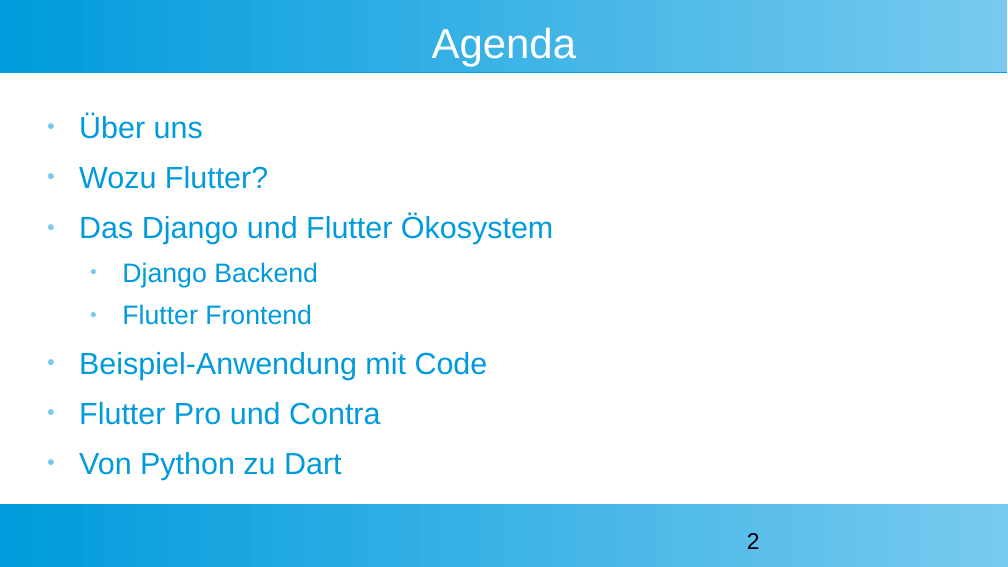
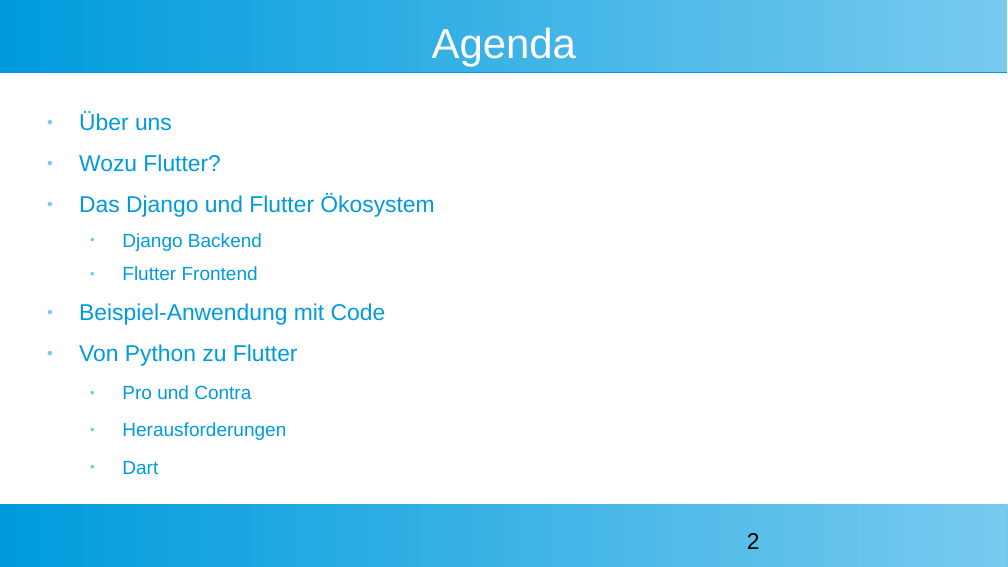
Before and after one commit to pygraz/django-flutter-example, a slide deck: slide 2 of enterPy Django meets Flutter.pptx. Drawn at 1008x567 pixels with LibreOffice and Linux fonts; fonts in the diff are those of the drawing; background and template pictures are left out. Boxes give left, top, right and bottom in pixels: in the first picture for what was removed or moved away, otherwise in the second. Text is boxed around its words. In the diff, an @@ line names an element or a change of style, - is before the commit and + after.

```diff
--- a/enterPy Django meets Flutter.pptx
+++ b/enterPy Django meets Flutter.pptx
@@ text at <box>79,112,434,325</box>: size 24 to 18 pt in "Über uns", "Wozu Flutter?", "Das Django und Flutter Ökosystem", "Beispiel-Anwendung mit Code"; size 21 to 15 pt in "Django Backend", "Flutter Frontend" @@
@@ text at <box>79,344,298,474</box>: text changed; size 24 to 15 pt @@
-● Flutter Pro und Contra
-● Von Python zu Dart
+● Von Python zu Flutter
+  ● Pro und Contra
+  ● Herausforderungen
+  ● Dart
```
Also in this commit, not shown: 18 other slides changed, 17 slides added, 3 slides removed.
